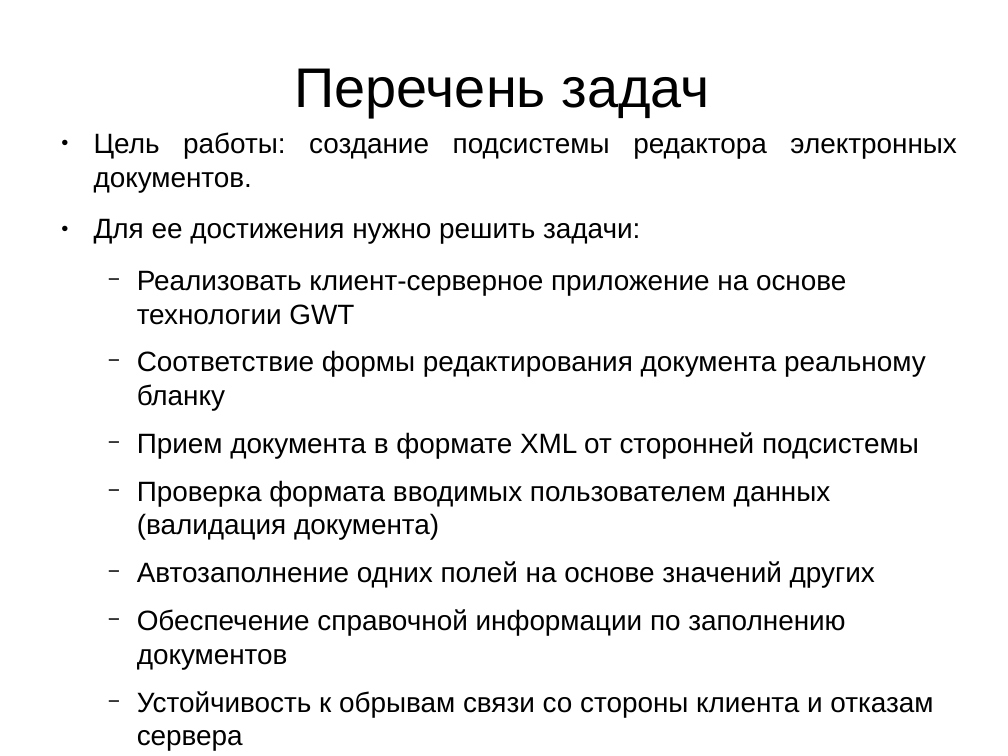
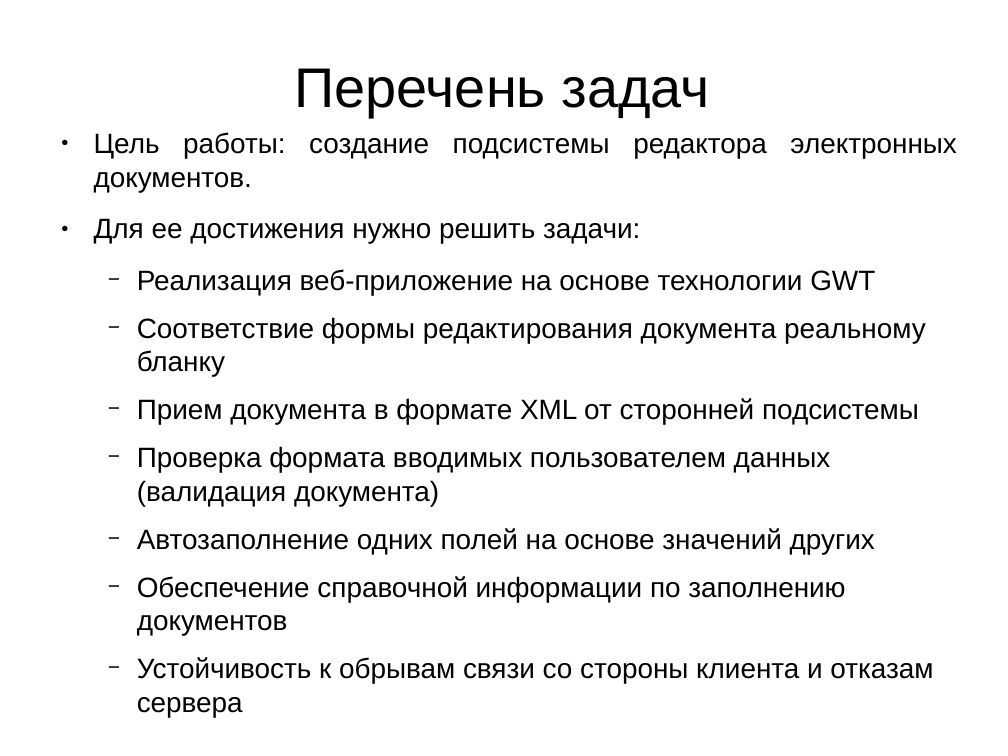
Before and after one commit to aeremenok/a-team-777, a slide deck: slide 3 of diploma/eav/diploma/demo.odp. Drawn at 1008x756 pixels with LibreOffice and Linux fonts; fonts in the diff are those of the drawing. Boxes give left, top, right and bottom in pixels: in the first picture for what was removed or moved away, otherwise in the second. Text is boxed around its words. In the diff, an @@ line names an element or a change of style, - is before the commit and + after.

```diff
--- a/diploma/eav/diploma/demo.odp
+++ b/diploma/eav/diploma/demo.odp
@@ text at [137,269,875,295]: text changed @@
-  − Реализовать клиент-серверное приложение на основе технологии GWT
+  − Реализация веб-приложение на основе технологии GWT
```
Also in this commit, not shown: 2 other slides changed, 1 slide added.
